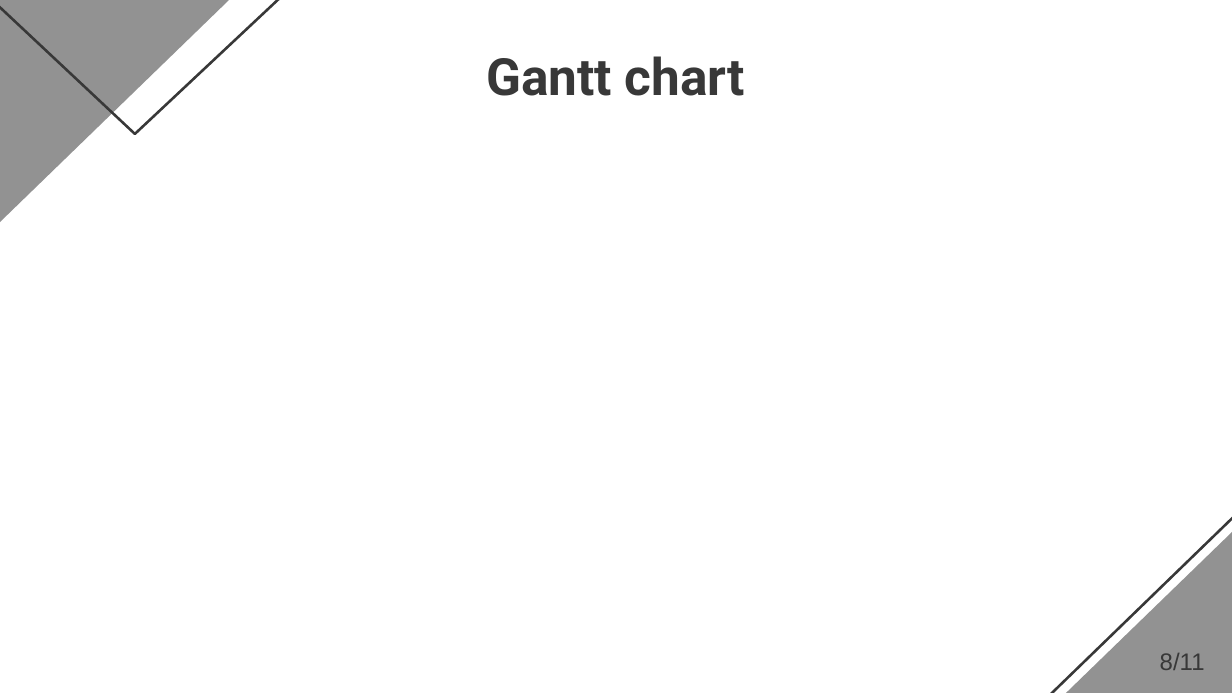
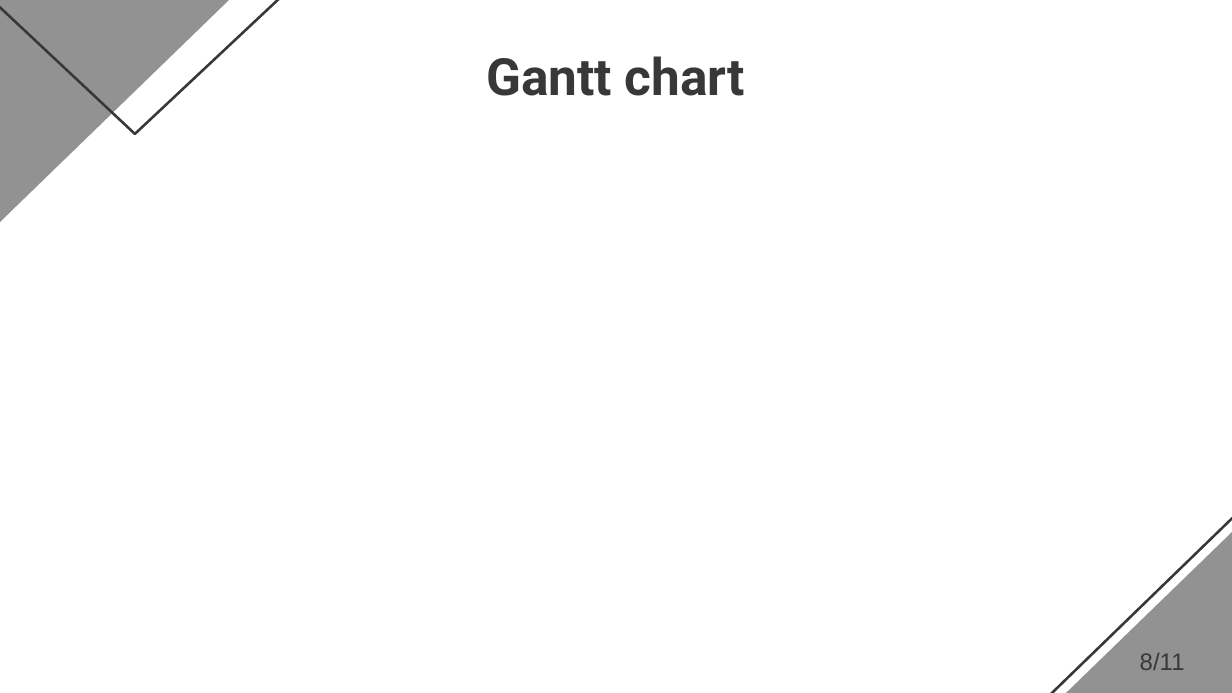
Before and after one commit to FariaXD/UnityMobileGame-FinalProject, a slide deck: slide 8 of ReportsAndOthers/Presentations/Presentation.pptx. Drawn at 1232x693 pixels with LibreOffice and Linux fonts; fonts in the diff are those of the drawing; background and template pictures are left out. Boxes give left, top, right and bottom in pixels: in the first picture for what was removed or moved away, otherwise in the second. Text is boxed around its words. In the diff, an @@ line names an element or a change of style, - is before the commit and + after.

```diff
--- a/ReportsAndOthers/Presentations/Presentation.pptx
+++ b/ReportsAndOthers/Presentations/Presentation.pptx
@@ text "8/11": place and size @@
-text "8/11" at [1160, 653, 1205, 670]
+text "8/11" at [1140, 653, 1185, 670]
@@ text "8/11" at [1140, 653, 1185, 670]: alignment left to right @@
```
Also in this commit, not shown: 8 other slides changed, 15 other files.
